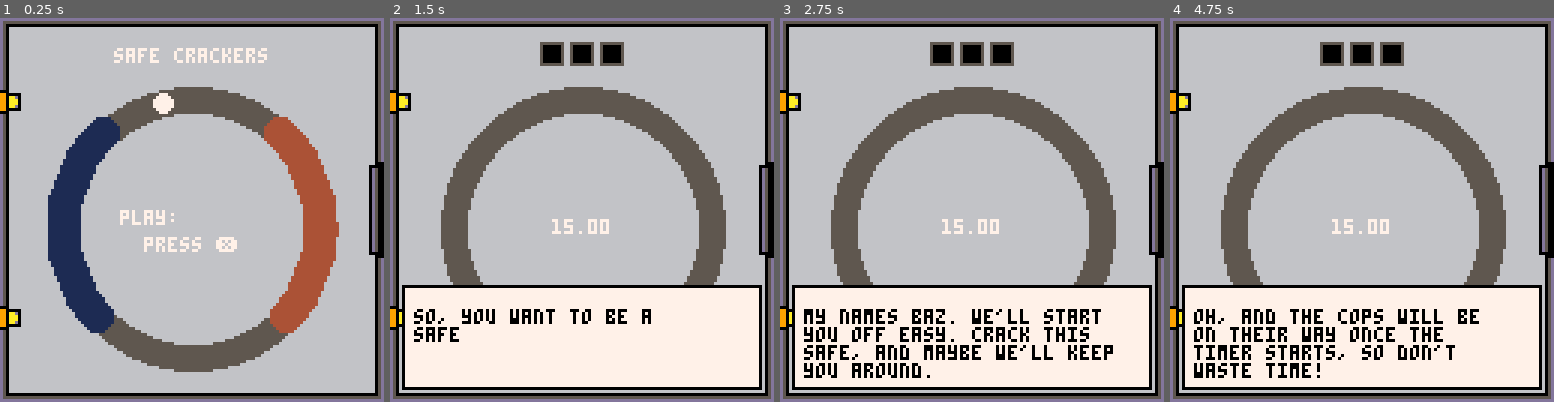
Above: before the commit, frames 1-4 (left to right).
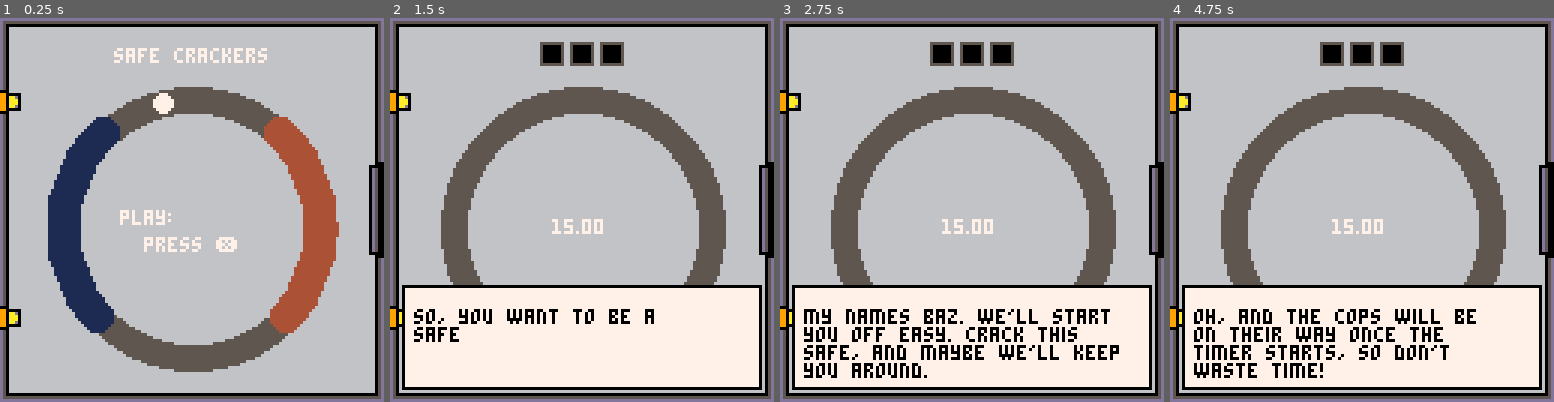
Above: after the commit, the same moments.

Repository: verdantran/pico_safe_cracker
Game: PICO-8 cartridge safe_crackers.p8
Two runs of this game, one before a commit and one after it. Both use one fixed random seed, a clock stepped at 60 frames per second and the inputs below.
Inputs:
- Up to frame 1 (0.25 s): no input
- Up to frame 2 (1.5 s): tap O (Z key) at 0.33, 0.7, 1.43 s; tap X (X key) at 1.07 s
- Up to frame 3 (2.75 s): hold Left 1.97-2.37 s; tap X (X key) at 2.07, 2.4, 2.73 s; tap O (Z key) at 2.22 s; hold Down from 2.42 s (still down)
- Up to frame 4 (4.75 s): release Down at 2.82 s; hold Right 2.87-3.53 s; tap X (X key) every 0.33 s from 3.07 to 4.73 s; tap O (Z key) at 3.1, 3.98 s; hold Up 3.58-4.08 s; hold Right 4.13-4.53 s; hold Down from 4.58 s (still down)

The runs differ from the first frame. In frame 1, less than 0.1% of the frame differs, in the area x 43-46%, y 50-54%; in frame 2, 1.2%; in frame 3, 3.1%, in the area x 7-89%, y 52-94%; in frame 4, 2.7%.

Commit message:
added better text-readability

Diff:
--- a/data/levels.lua
+++ b/data/levels.lua
@@ -620,7 +620,7 @@
         },
         queue_level_start_dialog=function()
             dialog:queue("here we are. cozy little town... if you ignore the sub-zero temperatures.")
-            dialog:queue("you know, the map *could've* led us somewhere warm. a beach safe would've been nice.")
+            dialog:queue("you know, the map could've led us somewhere warm... a beach safe would've been nice.")
             dialog:queue("but no, we're cracking safes in a freezer. lucky us.")
             dialog:queue("anyway, the safe's nearby. stay sharp, stay warm, and let's get this over with.")
             dialog:queue("and remember-gloves off for safecracking! can't have frostbite slowing you down.")
--- a/main.lua
+++ b/main.lua
@@ -9,8 +9,31 @@
     cartdata("safe_crackers")
     palt(0, false)
     cur_game_state=-1
-    --music(0)
     change_game_state(0)
+end
+
+function better_print(str,x,y,col)
+	str = replace_all(
+		str, split("m?n\-en?w?v\-ev?i?\-f|\-f?!=?=\-e=\vx/?#?=\-e=\vx#?$?$\ve.?@?:\v}:\vh_\vz:\vv:\v▒゜\v|: ?&?、\vq_\-d\"\vi.\-d \v✽^?.?\-f.\-f?!?\-f!\-f?:?\-f:\-f?;?;\-f?,?,\-f?'?'\-f?`?`-f)?(?(\-f?)?\-f)?[?[\-f?]?\-f]","?")
+	)
+
+	print(str,
+		x or peek(0x5f26),
+		y or peek(0x5f27),
+		col or color()
+	)
+end
+
+function replace_all(str, items)
+	for i=#str,1,-1 do
+
+		for j=1, #items, 2 do
+			local target = items[j]
+			local contents = sub(str, i, i-1+#target)
+			if(contents == target) str = sub(str, 1, i-1) .. items[j+1] .. sub(str, i+#target) j=#items
+		end
+	end
+	return str
 end
 
 function _update60()
@@ -64,7 +87,7 @@
     cls()
     map(0,0)
 
-    print("safe crackers", 38,10)
+    better_print("safe crackers", 38,10)
 
     --draw title etc
     draw_menu_dial()
--- a/utils/dialog.lua
+++ b/utils/dialog.lua
@@ -91,7 +91,7 @@
           self.current_message ..= sub(line, i, i)
 
           -- press btn 5 to skip to the end of the current passage
-          -- otherwise, print 1 character per frame
+          -- otherwise, better_print 1 character per frame
           -- with sfx about every 5 frames
           if (not btnp(5)) then
             if (i % 5 == 0) sfx(3)
@@ -160,7 +160,7 @@
 
       -- display message
       if (self.current_message) then
-        print(self.current_message, self.x, self.y, self.color)
+        better_print(self.current_message, self.x, self.y, self.color)
       end
 
       -- draw blinking cursor at the bottom right
--- a/utils/dials.lua
+++ b/utils/dials.lua
@@ -149,7 +149,7 @@
  end
 
  function draw_timer(dial)
-    print(format_to_two_decimals(dial.timer.time),dial.timer.x, dial.timer.y)
+    better_print(format_to_two_decimals(dial.timer.time),dial.timer.x, dial.timer.y)
  end
 
 function format_to_two_decimals(num)
--- a/utils/endless.lua
+++ b/utils/endless.lua
@@ -120,7 +120,7 @@
 
 function draw_scores()
     print(cur_score, 64,64,7)
-    print("best: "..get_high_score(),50,74,5)
+    better_print("best: "..get_high_score(),50,74,5)
 end
 
  function endless_reset_dial_partial(dial)
--- a/utils/menu.lua
+++ b/utils/menu.lua
@@ -163,11 +163,11 @@
         end
     end
 
-    print("play: ",40,64,7)
+    better_print("play: ",40,64,7)
 
     if(curselect != nil) then
-        print(text,62,64,curselect.colour)
+        better_print(text,62,64,curselect.colour)
     end
 
-    print("press ❎",48,73,7)
+    better_print("press ❎",48,73,7)
  end
Not shown, added: README.md
Not shown, added: safe_crackers.p8.png
